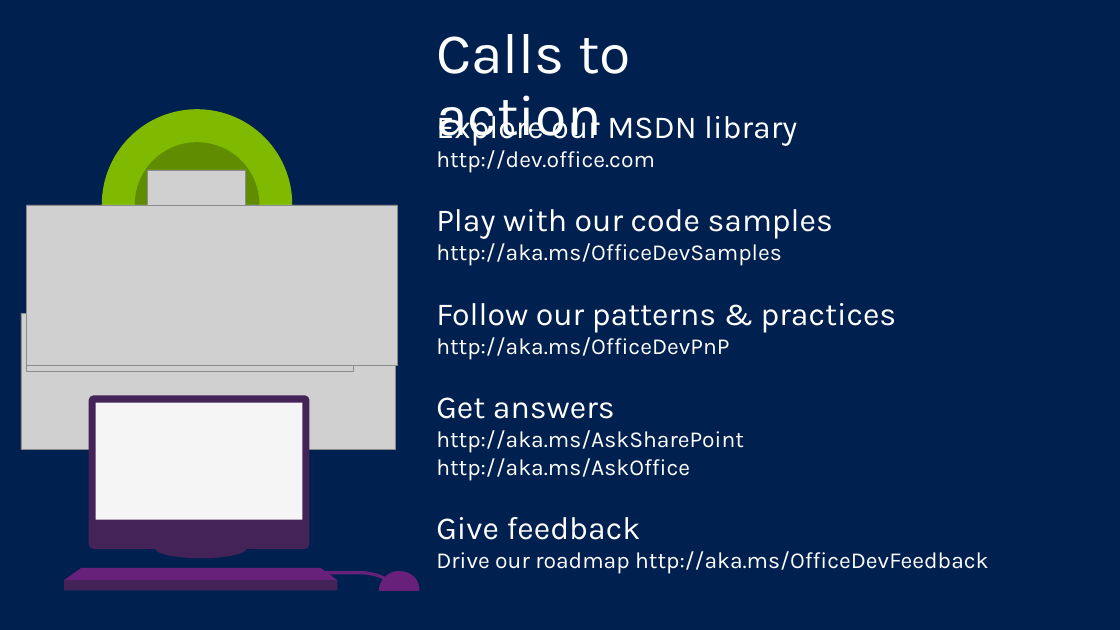
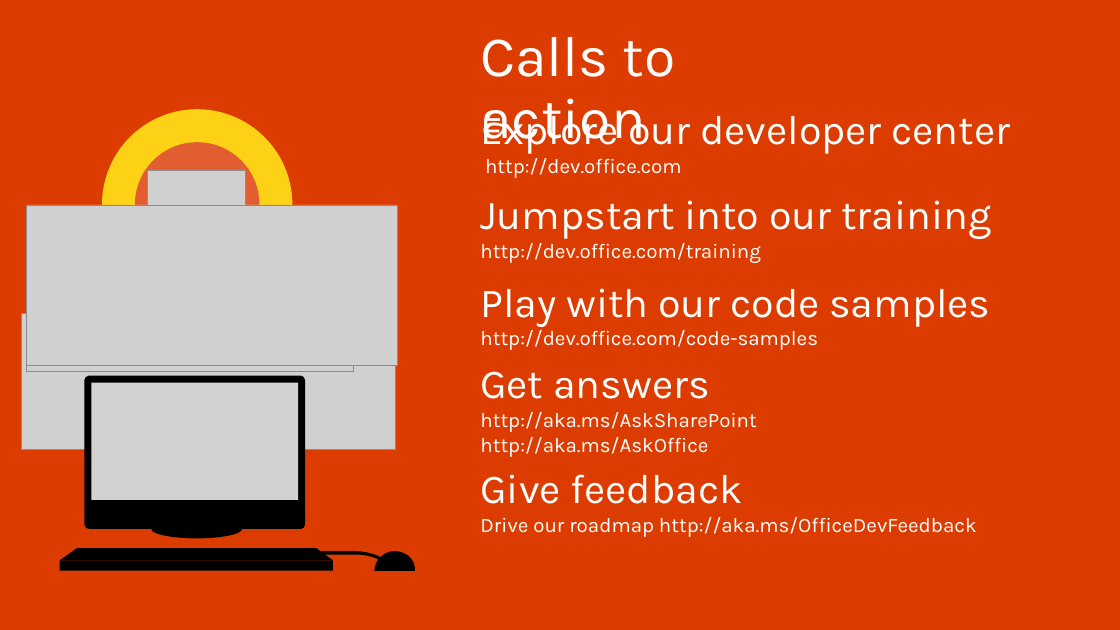
Before and after one commit to OfficeDev/TrainingContent, a slide deck: slide 30 of O3651-2 Getting started with Apps for Office/O3651-2 Office 365 Development App for Office.pptx. Drawn at 1120x630 pixels with LibreOffice and Linux fonts; fonts in the diff are those of the drawing; grey boxes stand for pictures; background and template pictures are left out. Boxes give left, top, right and bottom in pixels: in the first picture for what was removed or moved away, otherwise in the second. Text is boxed around its words. In the diff, an @@ line names an element or a change of style, - is before the commit and + after.

```diff
--- a/O3651-2 Getting started with Apps for Office/O3651-2 Office 365 Development App for Office.pptx
+++ b/O3651-2 Getting started with Apps for Office/O3651-2 Office 365 Development App for Office.pptx
@@ background #002050 to #DC3C00 @@
@@ text "Calls to action": place and size @@
-text "Calls to action" at bbox=[436, 34, 631, 146]
+text "Calls to action" at bbox=[480, 37, 676, 152]
@@ ellipse at bbox=[102, 110, 292, 300]: fill #7FBA00 to #FCD116 @@
@@ text "Explore our developer center": place and size @@
-text "Explore our developer center" at bbox=[436, 109, 988, 574]
+text "Explore our developer center" at bbox=[485, 110, 1010, 178]
@@ text at bbox=[628, 110, 1010, 154]: text changed; size 28 to 36 pt @@
-Explore our MSDN library
+Explore our developer center
@@ ellipse at bbox=[135, 142, 259, 267]: fill #5F8B00 to #E25D2F @@
@@ text at bbox=[485, 158, 682, 178]: size 20 to 18 pt in "http://dev.office.com"; list level 1 to 2 in "http://dev.office.com" @@
@@ text at bbox=[436, 209, 988, 574]: paragraphs removed @@
-Play with our code samples
-http://aka.ms/OfficeDevSamples
-Follow our patterns & practices
-http://aka.ms/OfficeDevPnP
-Get answers
-http://aka.ms/AskSharePoint
-http://aka.ms/AskOffice
-Give feedback
-Drive our roadmap http://aka.ms/OfficeDevFeedback
@@ text added at bbox=[480, 200, 991, 263], 18 pt, text #FFFFFF @@
+Jumpstart into our training
+http://dev.office.com/training
@@ text added at bbox=[480, 288, 990, 350], 18 pt, text #FFFFFF @@
+Play with our code samples
+http://dev.office.com/code-samples
@@ rectangle at bbox=[91, 383, 298, 500]: fill #F5F5F5 to #D2D2D2 @@
@@ text added at bbox=[480, 371, 756, 457], 18 pt, text #FFFFFF @@
+  Get answers
+  http://aka.ms/AskSharePoint
+  http://aka.ms/AskOffice
@@ text added at bbox=[480, 474, 977, 537], 18 pt, text #FFFFFF @@
+Give feedback
+Drive our roadmap http://aka.ms/OfficeDevFeedback
@@ 2 rectangles, 2 freeform shapes, 1 ellipse: place and size @@
-2 rectangles, 2 freeform shapes, 1 ellipse at bbox=[64, 395, 338, 590]
+2 rectangles, 2 freeform shapes, 1 ellipse at bbox=[60, 376, 334, 570]
@@ fill #442359 to #000000 in 3 elements at bbox=[60, 560, 334, 570], bbox=[84, 376, 305, 529], bbox=[151, 519, 242, 538] @@
@@ freeform shape at bbox=[60, 548, 334, 560]: fill #68217A to #000000 @@
@@ freeform shape: place and size @@
-freeform shape at bbox=[379, 571, 420, 591]
+freeform shape at bbox=[299, 551, 386, 562]
@@ freeform shape at bbox=[299, 551, 386, 562]: fill #68217A to #000000 @@
@@ freeform shape added at bbox=[375, 551, 416, 572], fill #000000 @@
@@ freeform shape removed at bbox=[303, 571, 390, 582] @@
```
Also in this commit, not shown: 2 other slides changed, 2 slides added, 1 slide removed, 3 other files.
